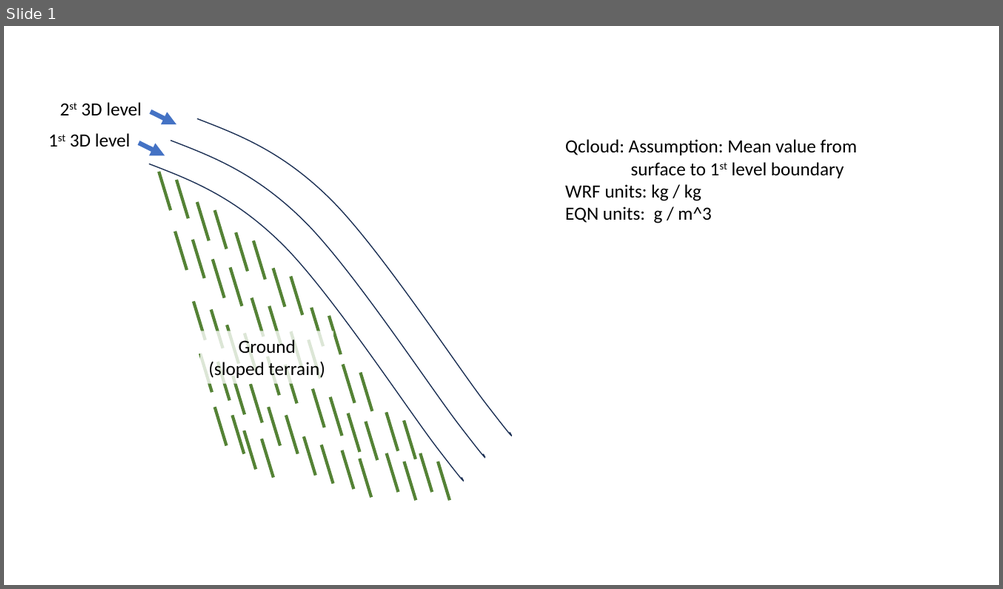
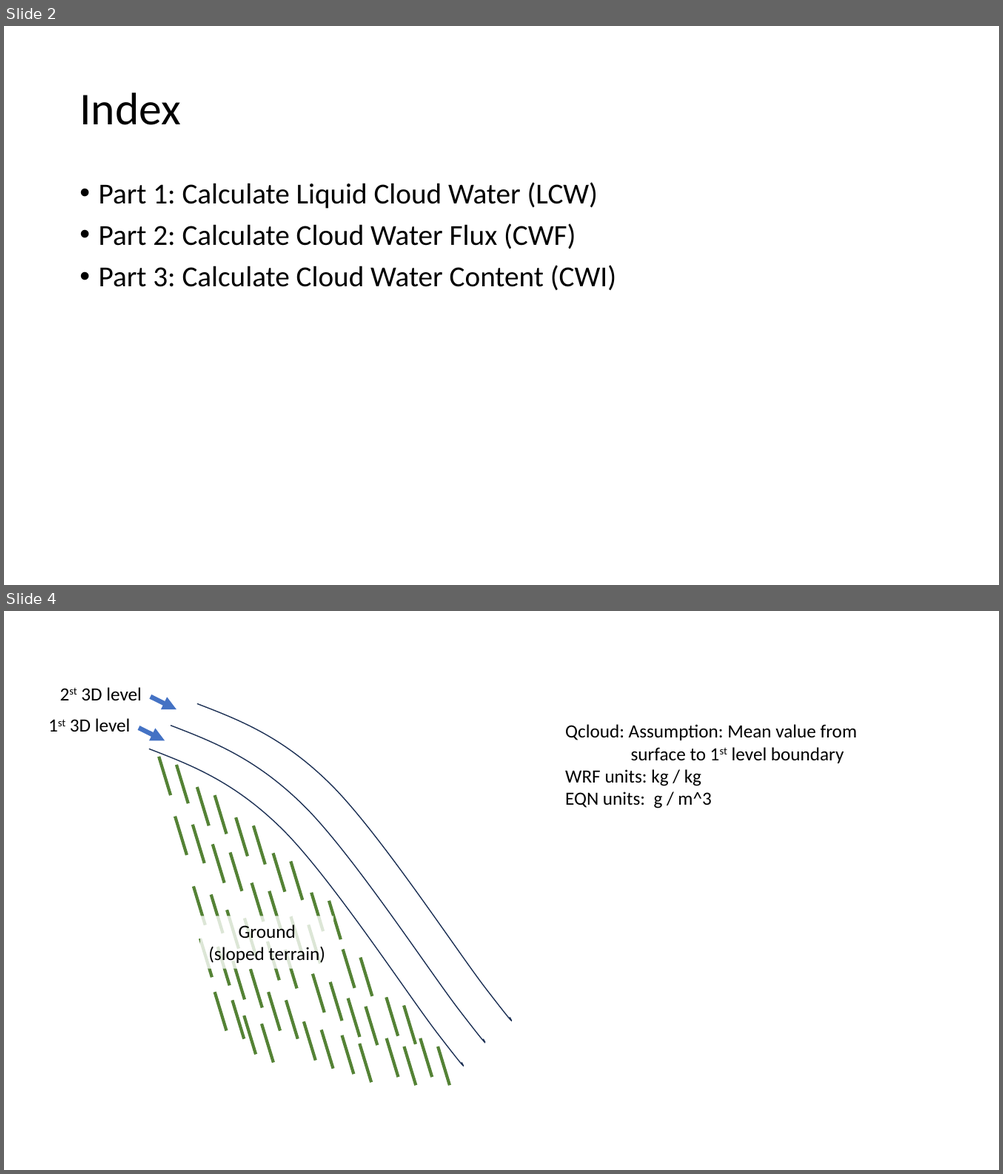
Before and after one commit to akeyel/HI_WRF, a slide deck: Progress/3D_Calcs.pptx. Shown one above the other, each under a label of ours: slide 1 before the commit, slides 2 and 4 after it; the slides between them are not shown. The pictures are 1003x589 and 1003x1174 pixels, drawn with LibreOffice and Linux fonts; fonts in the diff are those of the drawing. Boxes give left, top, right and bottom in pixels: in the first picture for what was removed or moved away, otherwise in the second. Text is boxed around its words. In the diff, an @@ line names an element or a change of style, - is before the commit and + after.

Commit message:
Progress on worked example for cloud water interception. Still some bugs to work out.

```diff
--- a/Progress/3D_Calcs.pptx
+++ b/Progress/3D_Calcs.pptx
@@ slide 2 added at box(4, 26, 999, 585), background #FFFFFF @@
@@ title added at box(79, 93, 181, 125), 44 pt, text #000000 @@
+Index
@@ text added at box(99, 182, 616, 291), 28 pt, text #000000 @@
+• Part 1: Calculate Liquid Cloud Water (LCW)
+• Part 2: Calculate Cloud Water Flux (CWF)
+• Part 3: Calculate Cloud Water Content (CWI)
@@ what was slide 1 is now slide 4 @@
```
Also in this commit, not shown: 12 other slides added, 1 other file.
